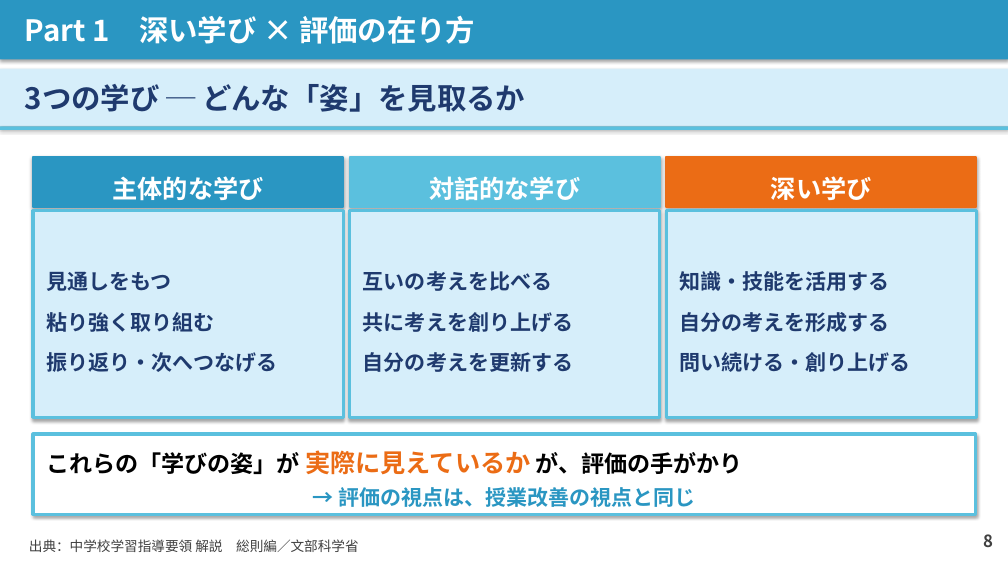
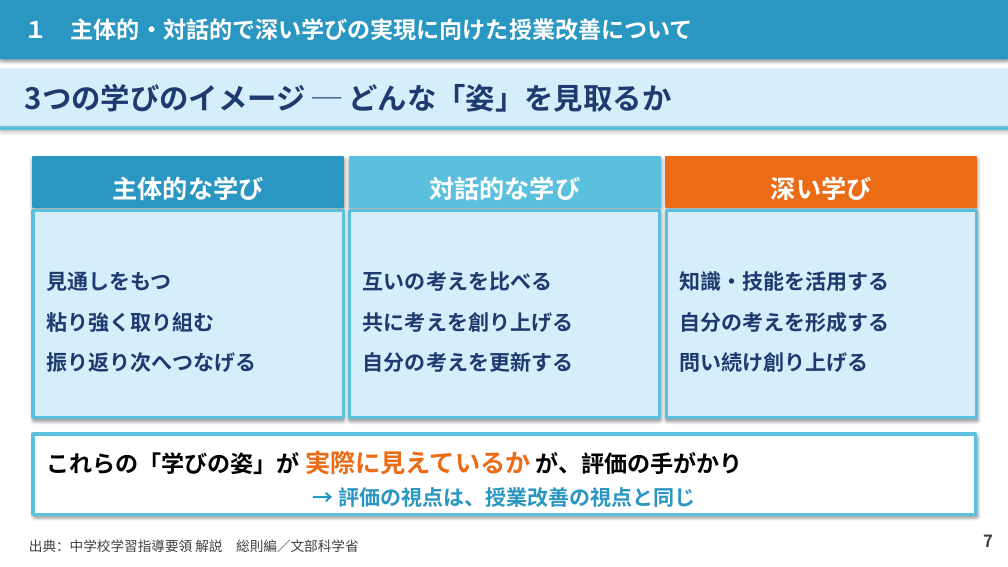
Before and after one commit to contynet730-star/con30, a slide deck: slide 7 of 講義スライド_石神井南中_20260603.pptx (slide 8 before the commit). Drawn at 1008x567 pixels with LibreOffice and Linux fonts; fonts in the diff are those of the drawing. Boxes give left, top, right and bottom in pixels: in the first picture for what was removed or moved away, otherwise in the second. Text is boxed around its words. In the diff, an @@ line names an element or a change of style, - is before the commit and + after.

```diff
--- a/講義スライド_石神井南中_20260603.pptx
+++ b/講義スライド_石神井南中_20260603.pptx
@@ text in rectangle at (25, 18, 693, 40): text changed; size 28 to 22 pt @@
-Part 1 深い学び × 評価の在り方
+１ 主体的・対話的で深い学びの実現に向けた授業改善について
@@ text in rectangle at (25, 84, 671, 112): text changed @@
-3つの学び ─ どんな「姿」を見取るか
+3つの学びのイメージ ─ どんな「姿」を見取るか
@@ text in rectangle at (46, 352, 256, 372): text changed @@
-振り返り・次へつなげる
+振り返り次へつなげる
@@ text in rectangle at (680, 352, 869, 372): text changed @@
-問い続ける・創り上げる
+問い続け創り上げる
@@ text at (983, 534, 993, 547): text changed @@
-8
+7
```
Also in this commit, not shown: 25 other slides changed, 1 slide added, 1 slide removed, 1 other file.
